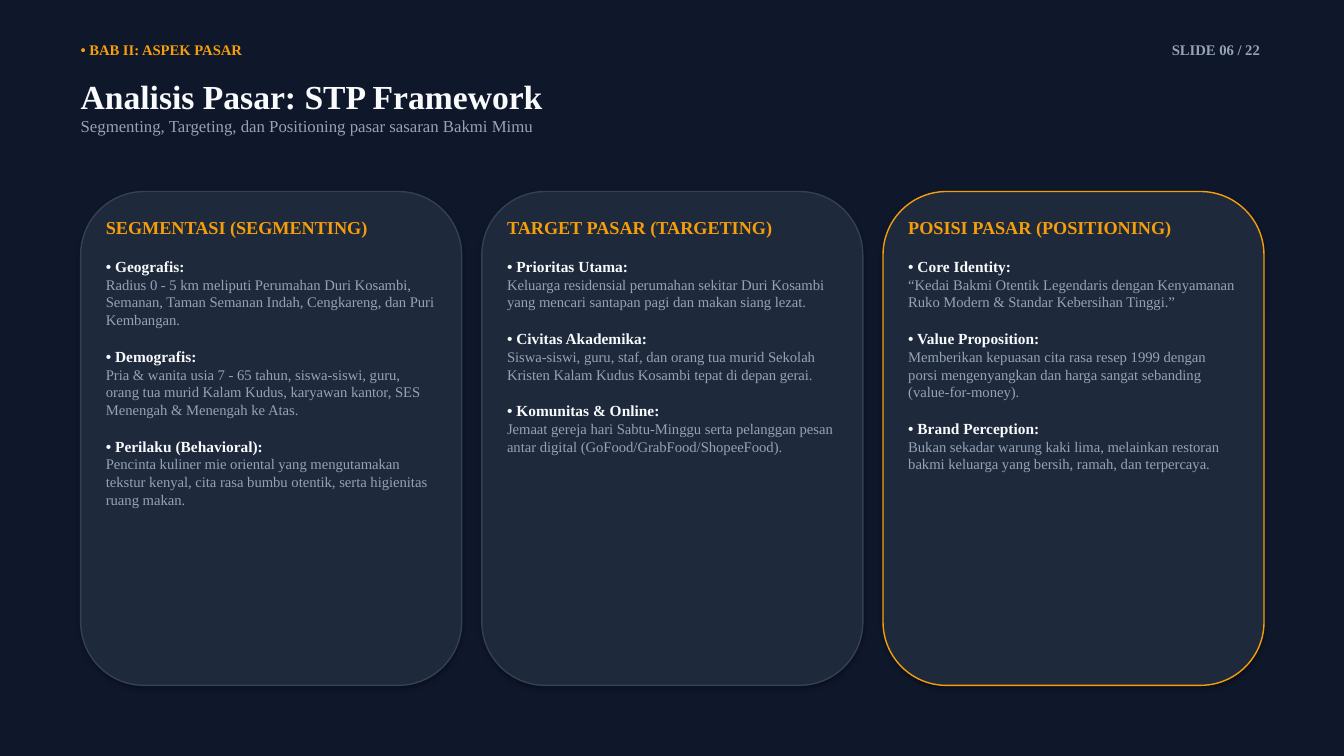
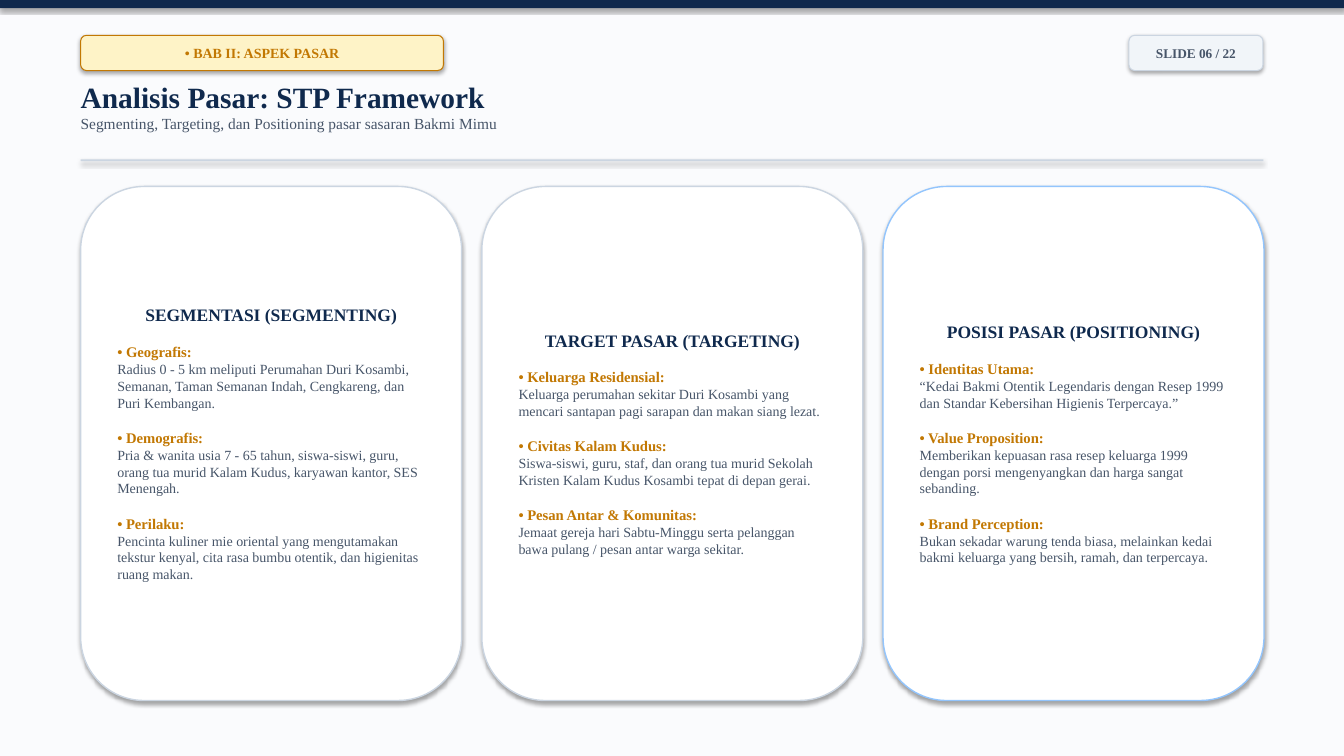
Before and after one commit to arthurfreelanceinquiries-alt/SKB-Bakmi-Mimu, a slide deck: slide 6 of 01_TUGAS_FINAL_BAKMI_MIMU/Presentasi_SKB_Bakmi_Mimu_Carina_Sayang.pptx. Drawn at 1344x756 pixels with LibreOffice and Linux fonts; fonts in the diff are those of the drawing. Boxes give left, top, right and bottom in pixels: in the first picture for what was removed or moved away, otherwise in the second. Text is boxed around its words. In the diff, an @@ line names an element or a change of style, - is before the commit and + after.

```diff
--- a/01_TUGAS_FINAL_BAKMI_MIMU/Presentasi_SKB_Bakmi_Mimu_Carina_Sayang.pptx
+++ b/01_TUGAS_FINAL_BAKMI_MIMU/Presentasi_SKB_Bakmi_Mimu_Carina_Sayang.pptx
@@ rectangle at (x1=0, y1=0, x2=1344, y2=756): fill #0F172A to #FAFBFD @@
@@ rectangle added at (x1=0, y1=0, x2=1344, y2=8), fill #0F294D @@
@@ rounded rectangle "• BAB II: ASPEK PASAR" resized from (x1=89, y1=45, x2=242, y2=55) to (x1=81, y1=35, x2=444, y2=71) @@
@@ rounded rectangle "• BAB II: ASPEK PASAR" at (x1=81, y1=35, x2=444, y2=71): size 10.5 to 10 pt, text colour #F59E0B to #C27803; alignment left to centre; vertical alignment top to middle; fill none to #FEF3C7; outline none to #C27803 0.75 pt; shadow on @@
@@ rounded rectangle "SLIDE 06 / 22" resized from (x1=1172, y1=45, x2=1260, y2=55) to (x1=1129, y1=35, x2=1263, y2=71) @@
@@ rounded rectangle "SLIDE 06 / 22" at (x1=1129, y1=35, x2=1263, y2=71): size 10.5 to 9.5 pt, text colour #94A3B8 to #475569; alignment right to centre; vertical alignment top to middle; fill none to #F1F5F9; outline none to #CBD5E1 0.75 pt; shadow on @@
@@ text "Analisis Pasar: STP Framework" at (x1=81, y1=87, x2=497, y2=133): size 24 to 21 pt, text colour #F8FAFC to #0F294D in "Analisis Pasar: STP Framework"; size 12 to 11 pt, text colour #94A3B8 to #475569 in "Segmenting, Targeting, dan Positioning pasar sasaran Bakmi ..." @@
@@ rectangle added at (x1=81, y1=159, x2=1263, y2=161), fill #CBD5E1 @@
@@ rounded rectangle "SEGMENTASI (SEGMENTING)" at (x1=81, y1=187, x2=462, y2=701): vertical alignment top to middle; fill none to #FFFFFF; outline none to #CBD5E1 1 pt; shadow on @@
@@ rounded rectangle "SEGMENTASI (SEGMENTING)" resized from (x1=106, y1=221, x2=434, y2=508) to (x1=81, y1=187, x2=462, y2=701) @@
@@ rounded rectangle removed at (x1=81, y1=192, x2=462, y2=686) @@
@@ rounded rectangle "TARGET PASAR (TARGETING)" resized from (x1=507, y1=221, x2=833, y2=455) to (x1=482, y1=187, x2=863, y2=701) @@
@@ rounded rectangle "TARGET PASAR (TARGETING)" at (x1=482, y1=187, x2=863, y2=701): vertical alignment top to middle; fill none to #FFFFFF; outline none to #CBD5E1 1 pt; shadow on @@
@@ rounded rectangle removed at (x1=482, y1=192, x2=863, y2=686) @@
@@ rounded rectangle "POSISI PASAR (POSITIONING)" resized from (x1=883, y1=192, x2=1264, y2=686) to (x1=883, y1=187, x2=1264, y2=701) @@
@@ rounded rectangle "POSISI PASAR (POSITIONING)" at (x1=883, y1=187, x2=1264, y2=701): fill #1E293B to #FFFFFF; outline #F59E0B 1 pt to #93C5FD 1 pt @@
@@ text removed at (x1=908, y1=221, x2=1234, y2=472) @@
-POSISI PASAR (POSITIONING)
-• Core Identity:
-“Kedai Bakmi Otentik Legendaris dengan Kenyamanan Ruko Modern & Standar Kebersihan Tinggi.”
-• Value Proposition:
-Memberikan kepuasan cita rasa resep 1999 dengan porsi mengenyangkan dan harga sangat sebanding (value-for-money).
-• Brand Perception:
-Bukan sekadar warung kaki lima, melainkan restoran bakmi keluarga yang bersih, ramah, dan terpercaya.
@@ text in rounded rectangle at (x1=117, y1=309, x2=409, y2=446): size 13 to 12.5 pt, text colour #F59E0B to #0F294D in "SEGMENTASI (SEGMENTING)"; size 11 to 10.5 pt, text colour #F8FAFC to #C27803 in "• Geografis:", "• Demografis:"; size 10.5 to 10 pt, text colour #94A3B8 to #475569 in "Radius 0 - 5 km meliputi Perumahan ..."; alignment left to centre @@
@@ text in rounded rectangle at (x1=920, y1=326, x2=1223, y2=565): text added @@
+POSISI PASAR (POSITIONING)
+• Identitas Utama:
+“Kedai Bakmi Otentik Legendaris dengan Resep 1999 dan Standar Kebersihan Higienis Terpercaya.”
+• Value Proposition:
+Memberikan kepuasan rasa resep keluarga 1999 dengan porsi mengenyangkan dan harga sangat sebanding.
+• Brand Perception:
+Bukan sekadar warung tenda biasa, melainkan kedai bakmi keluarga yang bersih, ramah, dan terpercaya.
@@ text in rounded rectangle at (x1=519, y1=335, x2=813, y2=488): size 13 to 12.5 pt, text colour #F59E0B to #0F294D in "TARGET PASAR (TARGETING)"; size 10.5 to 10 pt, text colour #94A3B8 to #475569 in "Siswa-siswi, guru, staf, dan orang tua murid ..."; alignment left to centre @@
@@ text in rounded rectangle at (x1=519, y1=371, x2=820, y2=451): text changed; size 10.5 to 10 pt; text colour #94A3B8 to #475569 @@
-• Prioritas Utama:
-Keluarga residensial perumahan sekitar Duri Kosambi yang mencari santapan pagi dan makan siang lezat.
-• Civitas Akademika:
+• Keluarga Residensial:
+Keluarga perumahan sekitar Duri Kosambi yang mencari santapan pagi sarapan dan makan siang lezat.
+• Civitas Kalam Kudus:
@@ text in rounded rectangle at (x1=117, y1=450, x2=418, y2=582): text changed; size 10.5 to 10 pt; text colour #94A3B8 to #475569 @@
-Pria & wanita usia 7 - 65 tahun, siswa-siswi, guru, orang tua murid Kalam Kudus, karyawan kantor, SES Menengah & Menengah ke Atas.
-• Perilaku (Behavioral):
-Pencinta kuliner mie oriental yang mengutamakan tekstur kenyal, cita rasa bumbu otentik, serta higienitas ruang makan.
+Pria & wanita usia 7 - 65 tahun, siswa-siswi, guru, orang tua murid Kalam Kudus, karyawan kantor, SES Menengah.
+• Perilaku:
+Pencinta kuliner mie oriental yang mengutamakan tekstur kenyal, cita rasa bumbu otentik, dan higienitas ruang makan.
@@ text in rounded rectangle at (x1=519, y1=510, x2=794, y2=557): text changed; size 10.5 to 10 pt; text colour #94A3B8 to #475569 @@
-• Komunitas & Online:
-Jemaat gereja hari Sabtu-Minggu serta pelanggan pesan antar digital (GoFood/GrabFood/ShopeeFood).
+• Pesan Antar & Komunitas:
+Jemaat gereja hari Sabtu-Minggu serta pelanggan bawa pulang / pesan antar warga sekitar.
```
Also in this commit, not shown: 21 other slides changed, 2 other files.
